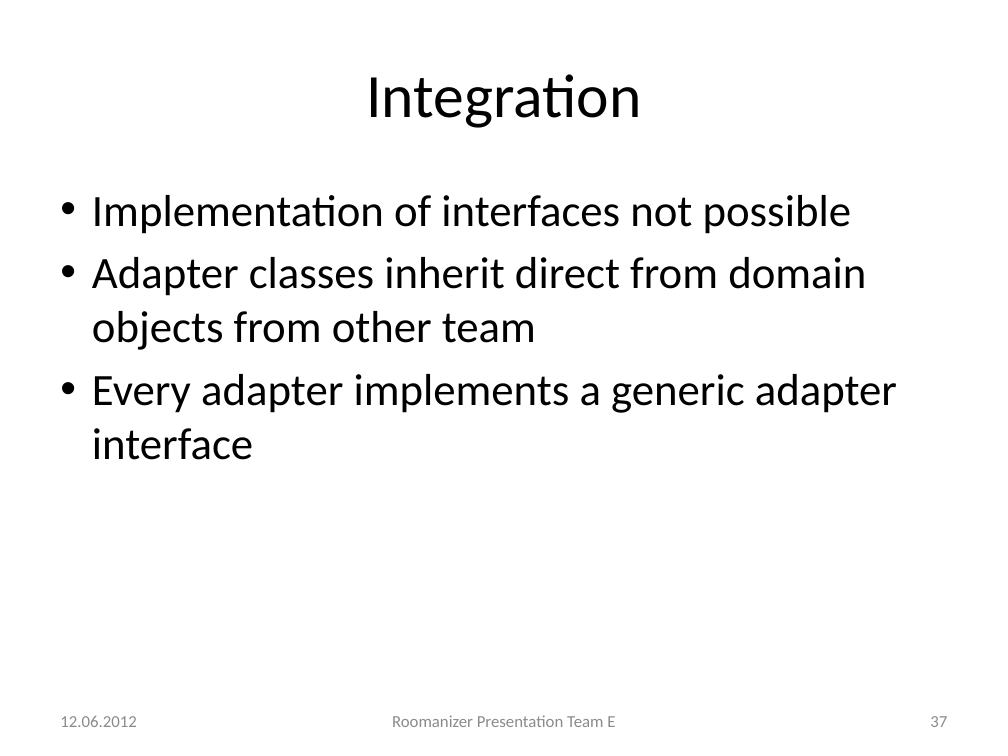
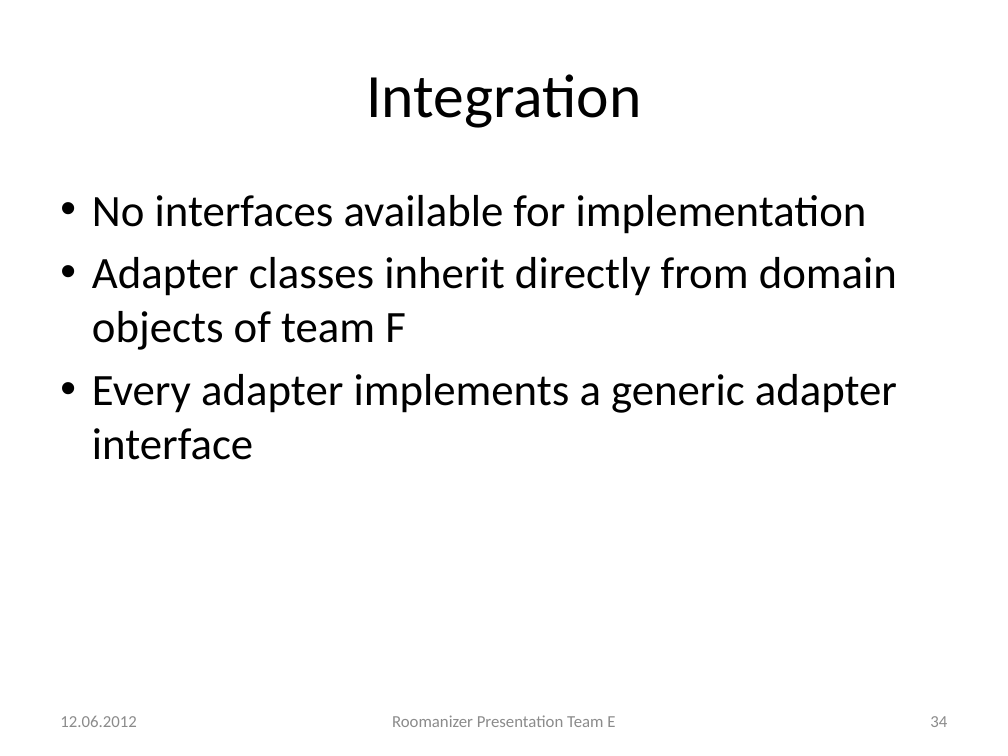
Before and after one commit to markusmo/HotelSoftware, a slide deck: slide 34 of Documentation/Praesentation/PresentationRoomanizer.pptx (slide 37 before the commit). Drawn at 1008x756 pixels with LibreOffice and Linux fonts; fonts in the diff are those of the drawing. Boxes give left, top, right and bottom in pixels: in the first picture for what was removed or moved away, otherwise in the second. Text is boxed around its words. In the diff, an @@ line names an element or a change of style, - is before the commit and + after.

```diff
--- a/Documentation/Praesentation/PresentationRoomanizer.pptx
+++ b/Documentation/Praesentation/PresentationRoomanizer.pptx
@@ text at (92,195,897,350): text changed @@
-• Implementation of interfaces not possible
-• Adapter classes inherit direct from domain objects from other team
+• No interfaces available for implementation
+• Adapter classes inherit directly from domain objects of team F
@@ page number at (930,716,947,727): text changed @@
-37
+34
```
Also in this commit, not shown: 26 other slides changed, 1 slide added, 4 slides removed, 9 other files.
